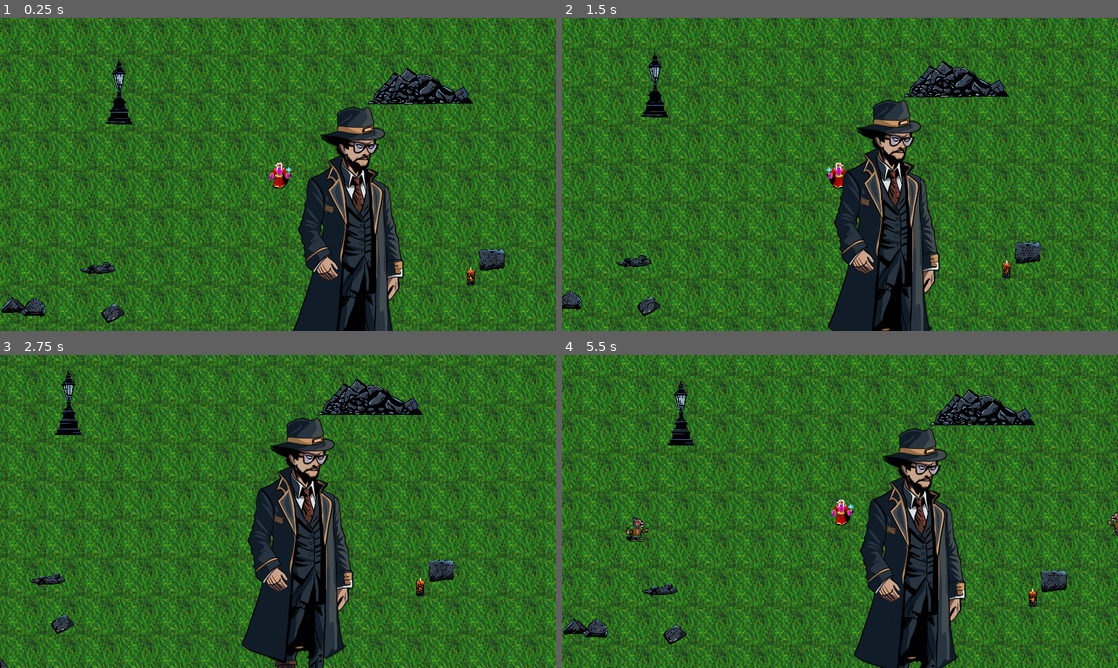
Above: before the commit, frames 1-4 (two rows, left to right).
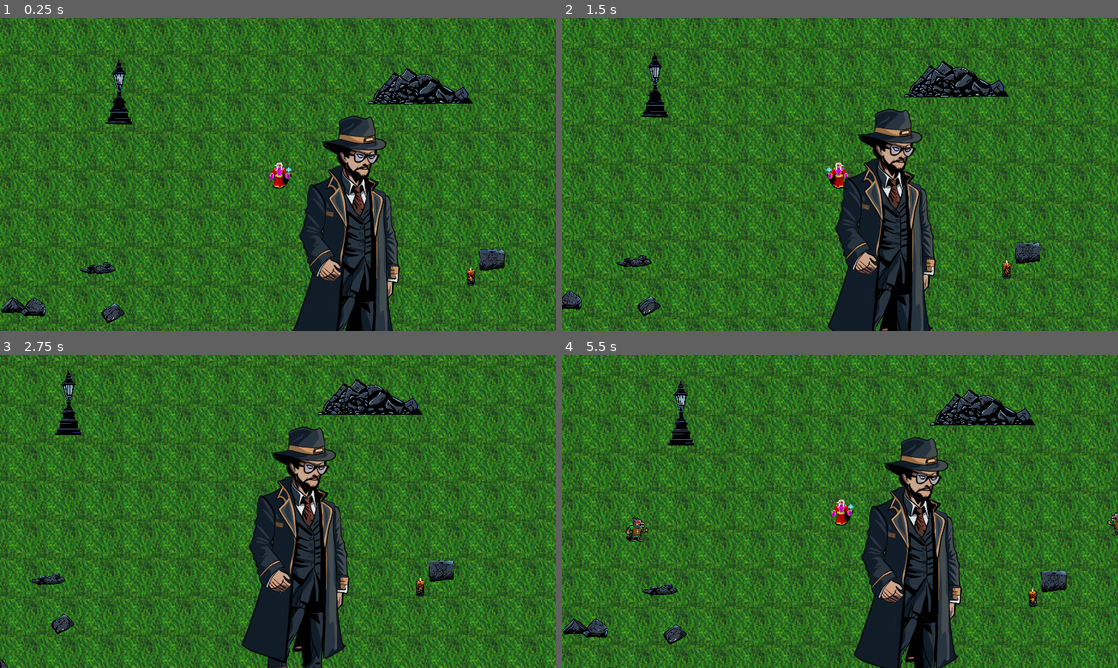
Above: after the commit, the same moments.

Repository: AGH-Code-Industry/monstrous-tide
Game: Godot game, scene res://Assets/World/world.tscn
Same seed, same stepped clock (60 frames per second), same inputs: the game is played once before the commit and once after it.
Inputs:
- Up to frame 1 (0.25 s): no input
- Up to frame 2 (1.5 s): tap Enter at 0.5 s; hold D (right) 0.53-1.28 s; hold S (down) from 1.28 s (still down)
- Up to frame 3 (2.75 s): release S (down) at 2.03 s; hold D (right) from 2.03 s (still down)
- Up to frame 4 (5.5 s): release D (right) at 2.78 s; hold W (up) 2.78-3.53 s; hold A (left) 3.53-5.03 s; hold S (down) from 5.03 s (still down)

The runs differ from the first frame. In frame 1, 3.8% of the frame differs, in the area x 53-73%, y 28-100%; in frame 2, 3.8%; in frame 3, 4.1%, in the area x 44-64%, y 20-100%; in frame 4, 3.9%.

Commit message:
Animation Change

Diff:
--- a/Assets/Player/player.tscn
+++ b/Assets/Player/player.tscn
@@ -8,6 +8,138 @@
 
 [sub_resource type="Animation" id="Animation_xwp2e"]
 length = 0.001
+tracks/0/type = "value"
+tracks/0/imported = false
+tracks/0/enabled = true
+tracks/0/path = NodePath("Skeleton2D/Hip/Chest:position")
+tracks/0/interp = 1
+tracks/0/loop_wrap = true
+tracks/0/keys = {
+"times": PackedFloat32Array(0),
+"transitions": PackedFloat32Array(1),
+"update": 0,
+"values": [Vector2(-17.0202, 0.583267)]
+}
+tracks/1/type = "value"
+tracks/1/imported = false
+tracks/1/enabled = true
+tracks/1/path = NodePath("Skeleton2D/Hip/Chest/Neck:position")
+tracks/1/interp = 1
+tracks/1/loop_wrap = true
+tracks/1/keys = {
+"times": PackedFloat32Array(0),
+"transitions": PackedFloat32Array(1),
+"update": 0,
+"values": [Vector2(98.2082, -16.3731)]
+}
+tracks/2/type = "value"
+tracks/2/imported = false
+tracks/2/enabled = true
+tracks/2/path = NodePath("Skeleton2D/Hip/Leg_Right:position")
+tracks/2/interp = 1
+tracks/2/loop_wrap = true
+tracks/2/keys = {
+"times": PackedFloat32Array(0),
+"transitions": PackedFloat32Array(1),
+"update": 0,
+"values": [Vector2(29.9418, 44.0494)]
+}
+tracks/3/type = "value"
+tracks/3/imported = false
+tracks/3/enabled = true
+tracks/3/path = NodePath("Skeleton2D/Hip/Leg_Right/Knee_Right:position")
+tracks/3/interp = 1
+tracks/3/loop_wrap = true
+tracks/3/keys = {
+"times": PackedFloat32Array(0),
+"transitions": PackedFloat32Array(1),
+"update": 0,
+"values": [Vector2(79.5956, 17.6323)]
+}
+tracks/4/type = "value"
+tracks/4/imported = false
+tracks/4/enabled = true
+tracks/4/path = NodePath("Skeleton2D/Hip/Leg_Right/Knee_Right:rotation")
+tracks/4/interp = 1
+tracks/4/loop_wrap = true
+tracks/4/keys = {
+"times": PackedFloat32Array(0),
+"transitions": PackedFloat32Array(1),
+"update": 0,
+"values": [-0.0872665]
+}
+tracks/5/type = "value"
+tracks/5/imported = false
+tracks/5/enabled = true
+tracks/5/path = NodePath("Skeleton2D/Hip/Leg_Right/Knee_Right/Foot_Right:position")
+tracks/5/interp = 1
+tracks/5/loop_wrap = true
+tracks/5/keys = {
+"times": PackedFloat32Array(0),
+"transitions": PackedFloat32Array(1),
+"update": 0,
+"values": [Vector2(55.7933, 9.19196)]
+}
+tracks/6/type = "value"
+tracks/6/imported = false
+tracks/6/enabled = true
+tracks/6/path = NodePath("Skeleton2D/Hip/Leg_Left:position")
+tracks/6/interp = 1
+tracks/6/loop_wrap = true
+tracks/6/keys = {
+"times": PackedFloat32Array(0),
+"transitions": PackedFloat32Array(1),
+"update": 0,
+"values": [Vector2(23.2797, -11.2745)]
+}
+tracks/7/type = "value"
+tracks/7/imported = false
+tracks/7/enabled = true
+tracks/7/path = NodePath("Skeleton2D/Hip/Leg_Left/Knee_Left:position")
+tracks/7/interp = 1
+tracks/7/loop_wrap = true
+tracks/7/keys = {
+"times": PackedFloat32Array(0),
+"transitions": PackedFloat32Array(1),
+"update": 0,
+"values": [Vector2(71.7887, 9.56769)]
+}
+tracks/8/type = "value"
+tracks/8/imported = false
+tracks/8/enabled = true
+tracks/8/path = NodePath("Skeleton2D/Hip/Leg_Left/Knee_Left:rotation")
+tracks/8/interp = 1
+tracks/8/loop_wrap = true
+tracks/8/keys = {
+"times": PackedFloat32Array(0),
+"transitions": PackedFloat32Array(1),
+"update": 0,
+"values": [0.0]
+}
+tracks/9/type = "value"
+tracks/9/imported = false
+tracks/9/enabled = true
+tracks/9/path = NodePath("Skeleton2D/Hip/Leg_Left/Knee_Left/Foot_Left:position")
+tracks/9/interp = 1
+tracks/9/loop_wrap = true
+tracks/9/keys = {
+"times": PackedFloat32Array(0),
+"transitions": PackedFloat32Array(1),
+"update": 0,
+"values": [Vector2(71.9795, 1.69116)]
+}
+tracks/10/type = "value"
+tracks/10/imported = false
+tracks/10/enabled = true
+tracks/10/path = NodePath("Skeleton2D/Hip/Leg_Left/Knee_Left/Foot_Left:rotation")
+tracks/10/interp = 1
+tracks/10/loop_wrap = true
+tracks/10/keys = {
+"times": PackedFloat32Array(0),
+"transitions": PackedFloat32Array(1),
+"update": 0,
+"values": [-0.928585]
+}
 
 [sub_resource type="Animation" id="Animation_t58qq"]
 resource_name = "Walk"
@@ -16,254 +148,230 @@
 tracks/0/type = "value"
 tracks/0/imported = false
 tracks/0/enabled = true
-tracks/0/path = NodePath("Skeleton2D/Hip/Leg_Right:position")
+tracks/0/path = NodePath("Skeleton2D/Hip/Chest/Neck/Arm_Right:rotation")
 tracks/0/interp = 1
 tracks/0/loop_wrap = true
 tracks/0/keys = {
-"times": PackedFloat32Array(0, 2.5, 5.9),
-"transitions": PackedFloat32Array(1, 1, 1),
-"update": 0,
-"values": [Vector2(22.1349, 35.985), Vector2(5.13969, 35.5856), Vector2(22.18, 35.985)]
+"times": PackedFloat32Array(0, 1.5, 4.5, 5.9),
+"transitions": PackedFloat32Array(1, 1, 1, 1),
+"update": 0,
+"values": [-2.79565, -2.87979, -2.61799, -2.79565]
 }
 tracks/1/type = "value"
 tracks/1/imported = false
 tracks/1/enabled = true
-tracks/1/path = NodePath("Skeleton2D/Hip/Leg_Left:position")
+tracks/1/path = NodePath("Skeleton2D/Hip/Chest/Neck/Arm_Right:position")
 tracks/1/interp = 1
 tracks/1/loop_wrap = true
 tracks/1/keys = {
-"times": PackedFloat32Array(0, 2.5, 5.9),
-"transitions": PackedFloat32Array(1, 1, 1),
-"update": 0,
-"values": [Vector2(14.2822, -11.486), Vector2(22.0899, -3.43343), Vector2(14.2822, -11.486)]
+"times": PackedFloat32Array(0, 1.5, 4.5, 5.9),
+"transitions": PackedFloat32Array(1, 1, 1, 1),
+"update": 0,
+"values": [Vector2(-12.2673, -52.8106), Vector2(-3.27124, -54.5813), Vector2(-14.3575, -43.0518), Vector2(-12.2673, -52.8106)]
 }
 tracks/2/type = "value"
 tracks/2/imported = false
 tracks/2/enabled = true
-tracks/2/path = NodePath("Skeleton2D/Hip/Leg_Left:rotation")
+tracks/2/path = NodePath("Skeleton2D/Hip/Chest/Neck/Arm_Right/Arrm_R:rotation")
 tracks/2/interp = 1
 tracks/2/loop_wrap = true
 tracks/2/keys = {
-"times": PackedFloat32Array(0, 2.5, 5.9),
-"transitions": PackedFloat32Array(1, 1, 1),
-"update": 0,
-"values": [0.0, -0.0872665, 0.0]
+"times": PackedFloat32Array(0, 2, 4.5, 5.9),
+"transitions": PackedFloat32Array(1, 1, 1, 1),
+"update": 0,
+"values": [-0.832922, -1.0472, -0.785397, -0.832922]
 }
 tracks/3/type = "value"
 tracks/3/imported = false
 tracks/3/enabled = true
-tracks/3/path = NodePath("Skeleton2D/Hip/Leg_Right:rotation")
+tracks/3/path = NodePath("Skeleton2D/Hip/Chest/Neck/Arm_Right/Arrm_R/Hend_Right:rotation")
 tracks/3/interp = 1
 tracks/3/loop_wrap = true
 tracks/3/keys = {
-"times": PackedFloat32Array(0, 2.5, 5.9),
-"transitions": PackedFloat32Array(1, 1, 1),
-"update": 0,
-"values": [0.0, -0.0349066, 0.0]
+"times": PackedFloat32Array(0, 1.5, 3.5, 4.5, 5.9),
+"transitions": PackedFloat32Array(1, 1, 1, 1, 1),
+"update": 0,
+"values": [-0.512674, -0.785397, -0.523598, -0.523598, -0.512674]
 }
 tracks/4/type = "value"
 tracks/4/imported = false
 tracks/4/enabled = true
-tracks/4/path = NodePath("Skeleton2D/Hip/Leg_Left/Knee_Left:position")
+tracks/4/path = NodePath("Skeleton2D/Hip/Chest/Neck/Arm_Left:rotation")
 tracks/4/interp = 1
 tracks/4/loop_wrap = true
 tracks/4/keys = {
-"times": PackedFloat32Array(0, 2.5),
-"transitions": PackedFloat32Array(1, 1),
-"update": 0,
-"values": [Vector2(71.7887, 9.56769), Vector2(70.5611, 7.8678)]
+"times": PackedFloat32Array(0, 1.5, 4, 5.9),
+"transitions": PackedFloat32Array(1, 1, 1, 1),
+"update": 0,
+"values": [2.4863, 2.62847, 2.40681, 2.4863]
 }
 tracks/5/type = "value"
 tracks/5/imported = false
 tracks/5/enabled = true
-tracks/5/path = NodePath("Skeleton2D/Hip/Leg_Left/Knee_Left:rotation")
+tracks/5/path = NodePath("Skeleton2D/Hip/Chest/Neck/Arm_Left/Arm_L:position")
 tracks/5/interp = 1
 tracks/5/loop_wrap = true
 tracks/5/keys = {
-"times": PackedFloat32Array(0, 1, 2.5, 4.1),
-"transitions": PackedFloat32Array(1, 1, 1, 1),
-"update": 0,
-"values": [0.0, 0.122173, -0.10472, 0.122173]
+"times": PackedFloat32Array(0, 1.5, 4, 5.9),
+"transitions": PackedFloat32Array(1, 1, 1, 1),
+"update": 0,
+"values": [Vector2(63.7005, 19.041), Vector2(53.2477, 16.1266), Vector2(61.0699, 23.9376), Vector2(63.7005, 19.041)]
 }
 tracks/6/type = "value"
 tracks/6/imported = false
 tracks/6/enabled = true
-tracks/6/path = NodePath("Skeleton2D/Hip/Leg_Right/Knee_Right:position")
+tracks/6/path = NodePath("Skeleton2D/Hip/Chest/Neck/Arm_Left/Arm_L:rotation")
 tracks/6/interp = 1
 tracks/6/loop_wrap = true
 tracks/6/keys = {
-"times": PackedFloat32Array(0, 2.5, 5.9),
-"transitions": PackedFloat32Array(1, 1, 1),
-"update": 0,
-"values": [Vector2(71.7887, 9.56769), Vector2(63.4248, 11.6004), Vector2(71.7887, 9.56769)]
+"times": PackedFloat32Array(0, 1.5, 4, 5.9),
+"transitions": PackedFloat32Array(1, 1, 1, 1),
+"update": 0,
+"values": [0.0, 0.141372, 0.261799, 0.0]
 }
 tracks/7/type = "value"
 tracks/7/imported = false
 tracks/7/enabled = true
-tracks/7/path = NodePath("Skeleton2D/Hip/Leg_Right/Knee_Right:rotation")
+tracks/7/path = NodePath("Skeleton2D/Hip/Chest/Neck/Arm_Left:position")
 tracks/7/interp = 1
 tracks/7/loop_wrap = true
 tracks/7/keys = {
-"times": PackedFloat32Array(0, 2.5, 5.9),
+"times": PackedFloat32Array(0, 1.5, 5.9),
 "transitions": PackedFloat32Array(1, 1, 1),
 "update": 0,
-"values": [0.0, -0.0698132, 0.0]
+"values": [Vector2(-16.1818, 62.6644), Vector2(-14.159, 63.0135), Vector2(-16.1818, 62.6644)]
 }
 tracks/8/type = "value"
 tracks/8/imported = false
 tracks/8/enabled = true
-tracks/8/path = NodePath("Skeleton2D/Hip/Leg_Left/Knee_Left/Foot_Left:rotation")
+tracks/8/path = NodePath("Skeleton2D/Hip/Chest:position")
 tracks/8/interp = 1
 tracks/8/loop_wrap = true
 tracks/8/keys = {
-"times": PackedFloat32Array(0, 1, 2.5, 4, 5.9),
+"times": PackedFloat32Array(0, 1.5, 3, 4.4, 5.9),
 "transitions": PackedFloat32Array(1, 1, 1, 1, 1),
 "update": 0,
-"values": [-0.928585, -0.785397, -1.0472, -0.785397, -0.928585]
+"values": [Vector2(-20.0182, 0.514832), Vector2(-18.091, 3.51514), Vector2(-9.02118, 0.771347), Vector2(-18.0916, 3.51367), Vector2(-20.0182, 0.514832)]
 }
 tracks/9/type = "value"
 tracks/9/imported = false
 tracks/9/enabled = true
-tracks/9/path = NodePath("Skeleton2D/Hip/Leg_Right/Knee_Right/Foot_Right:position")
+tracks/9/path = NodePath("Skeleton2D/Hip/Chest/Neck:position")
 tracks/9/interp = 1
 tracks/9/loop_wrap = true
 tracks/9/keys = {
-"times": PackedFloat32Array(0, 1, 2.5, 4, 5.9),
-"transitions": PackedFloat32Array(1, 1, 1, 1, 1),
-"update": 0,
-"values": [Vector2(55.7933, 9.19196), Vector2(56.3626, 11.6543), Vector2(46.5925, 13.9507), Vector2(56.3355, 11.6532), Vector2(55.7933, 9.19196)]
+"times": PackedFloat32Array(0, 2.5, 3.3),
+"transitions": PackedFloat32Array(1, 1, 1),
+"update": 0,
+"values": [Vector2(106.615, -16.2879), Vector2(98.2082, -16.3731), Vector2(97.69, -16.4955)]
 }
 tracks/10/type = "value"
 tracks/10/imported = false
 tracks/10/enabled = true
-tracks/10/path = NodePath("Skeleton2D/Hip/Chest/Neck/Arm_Right:rotation")
+tracks/10/path = NodePath("Skeleton2D/Hip/Leg_Right:position")
 tracks/10/interp = 1
 tracks/10/loop_wrap = true
 tracks/10/keys = {
-"times": PackedFloat32Array(0, 1.5, 4.5, 5.9),
-"transitions": PackedFloat32Array(1, 1, 1, 1),
-"update": 0,
-"values": [-2.79565, -2.87979, -2.61799, -2.79565]
+"times": PackedFloat32Array(0, 1.5, 3, 4.5, 5.9),
+"transitions": PackedFloat32Array(1, 1, 1, 1, 1),
+"update": 0,
+"values": [Vector2(29.9418, 44.0494), Vector2(22.1825, 34.0158), Vector2(13.1374, 35.7735), Vector2(29.9418, 44.0494), Vector2(29.9418, 44.0494)]
 }
 tracks/11/type = "value"
 tracks/11/imported = false
 tracks/11/enabled = true
-tracks/11/path = NodePath("Skeleton2D/Hip/Chest/Neck/Arm_Right:position")
+tracks/11/path = NodePath("Skeleton2D/Hip/Leg_Right/Knee_Right:position")
 tracks/11/interp = 1
 tracks/11/loop_wrap = true
 tracks/11/keys = {
-"times": PackedFloat32Array(0, 1.5, 4.5, 5.9),
-"transitions": PackedFloat32Array(1, 1, 1, 1),
-"update": 0,
-"values": [Vector2(-12.2673, -52.8106), Vector2(-3.27124, -54.5813), Vector2(-14.3575, -43.0518), Vector2(-12.2673, -52.8106)]
+"times": PackedFloat32Array(0, 1.5, 3, 4.5, 5.9),
+"transitions": PackedFloat32Array(1, 1, 1, 1, 1),
+"update": 0,
+"values": [Vector2(79.5956, 17.6323), Vector2(87.5469, 19.7943), Vector2(80.5947, 17.6663), Vector2(71.5979, 17.4444), Vector2(79.5956, 17.6323)]
 }
 tracks/12/type = "value"
 tracks/12/imported = false
 tracks/12/enabled = true
-tracks/12/path = NodePath("Skeleton2D/Hip/Chest/Neck/Arm_Right/Arrm_R:rotation")
+tracks/12/path = NodePath("Skeleton2D/Hip/Leg_Right/Knee_Right:rotation")
 tracks/12/interp = 1
 tracks/12/loop_wrap = true
 tracks/12/keys = {
-"times": PackedFloat32Array(0, 2, 4.5, 5.9),
-"transitions": PackedFloat32Array(1, 1, 1, 1),
-"update": 0,
-"values": [-0.832922, -1.0472, -0.785397, -0.832922]
+"times": PackedFloat32Array(0, 3, 5.9),
+"transitions": PackedFloat32Array(1, 1, 1),
+"update": 0,
+"values": [0.0, -0.0872665, 0.0]
 }
 tracks/13/type = "value"
 tracks/13/imported = false
 tracks/13/enabled = true
-tracks/13/path = NodePath("Skeleton2D/Hip/Chest/Neck/Arm_Right/Arrm_R/Hend_Right:rotation")
+tracks/13/path = NodePath("Skeleton2D/Hip/Leg_Right/Knee_Right/Foot_Right:position")
 tracks/13/interp = 1
 tracks/13/loop_wrap = true
 tracks/13/keys = {
-"times": PackedFloat32Array(0, 1.5, 3.5, 4.5, 5.9),
-"transitions": PackedFloat32Array(1, 1, 1, 1, 1),
-"update": 0,
-"values": [-0.512674, -0.785397, -0.523598, -0.523598, -0.512674]
+"times": PackedFloat32Array(0, 3, 5.9),
+"transitions": PackedFloat32Array(1, 1, 1),
+"update": 0,
+"values": [Vector2(55.7933, 9.19196), Vector2(54.7814, 14.0092), Vector2(55.7933, 9.19196)]
 }
 tracks/14/type = "value"
 tracks/14/imported = false
 tracks/14/enabled = true
-tracks/14/path = NodePath("Skeleton2D/Hip/Chest/Neck/Arm_Left:rotation")
+tracks/14/path = NodePath("Skeleton2D/Hip/Leg_Left:position")
 tracks/14/interp = 1
 tracks/14/loop_wrap = true
 tracks/14/keys = {
 "times": PackedFloat32Array(0, 1.5, 4, 5.9),
 "transitions": PackedFloat32Array(1, 1, 1, 1),
 "update": 0,
-"values": [2.4863, 2.62847, 2.40681, 2.4863]
+"values": [Vector2(23.2797, -11.2745), Vector2(17.4722, -19.2922), Vector2(23.0888, -3.39806), Vector2(23.2797, -11.2745)]
 }
 tracks/15/type = "value"
 tracks/15/imported = false
 tracks/15/enabled = true
-tracks/15/path = NodePath("Skeleton2D/Hip/Chest/Neck/Arm_Left/Arm_L:position")
+tracks/15/path = NodePath("Skeleton2D/Hip/Leg_Left/Knee_Left:position")
 tracks/15/interp = 1
 tracks/15/loop_wrap = true
 tracks/15/keys = {
 "times": PackedFloat32Array(0, 1.5, 4, 5.9),
 "transitions": PackedFloat32Array(1, 1, 1, 1),
 "update": 0,
-"values": [Vector2(63.7005, 19.041), Vector2(53.2477, 16.1266), Vector2(61.0699, 23.9376), Vector2(63.7005, 19.041)]
+"values": [Vector2(71.7887, 9.56769), Vector2(85.7847, 9.89661), Vector2(71.7887, 9.56778), Vector2(71.7887, 9.56769)]
 }
 tracks/16/type = "value"
 tracks/16/imported = false
 tracks/16/enabled = true
-tracks/16/path = NodePath("Skeleton2D/Hip/Chest/Neck/Arm_Left/Arm_L:rotation")
+tracks/16/path = NodePath("Skeleton2D/Hip/Leg_Left/Knee_Left:rotation")
 tracks/16/interp = 1
 tracks/16/loop_wrap = true
 tracks/16/keys = {
 "times": PackedFloat32Array(0, 1.5, 4, 5.9),
 "transitions": PackedFloat32Array(1, 1, 1, 1),
 "update": 0,
-"values": [0.0, 0.141372, 0.261799, 0.0]
+"values": [0.0, 0.174533, 0.0376832, 0.0]
 }
 tracks/17/type = "value"
 tracks/17/imported = false
 tracks/17/enabled = true
-tracks/17/path = NodePath("Skeleton2D/Hip/Chest/Neck/Arm_Left:position")
+tracks/17/path = NodePath("Skeleton2D/Hip/Leg_Left/Knee_Left/Foot_Left:position")
 tracks/17/interp = 1
 tracks/17/loop_wrap = true
 tracks/17/keys = {
-"times": PackedFloat32Array(0, 1.5, 5.9),
+"times": PackedFloat32Array(0, 3, 5.9),
 "transitions": PackedFloat32Array(1, 1, 1),
 "update": 0,
-"values": [Vector2(-16.1818, 62.6644), Vector2(-14.159, 63.0135), Vector2(-16.1818, 62.6644)]
+"values": [Vector2(71.9795, 1.69116), Vector2(76.8152, 0.766205), Vector2(71.9795, 1.69116)]
 }
 tracks/18/type = "value"
 tracks/18/imported = false
 tracks/18/enabled = true
-tracks/18/path = NodePath("Skeleton2D/Hip/Chest:position")
+tracks/18/path = NodePath("Skeleton2D/Hip/Leg_Left/Knee_Left/Foot_Left:rotation")
 tracks/18/interp = 1
 tracks/18/loop_wrap = true
 tracks/18/keys = {
-"times": PackedFloat32Array(0, 1.5, 2.5, 4.4, 5.9),
-"transitions": PackedFloat32Array(1, 1, 1, 1, 1),
-"update": 0,
-"values": [Vector2(-20.0182, 0.514832), Vector2(-18.091, 3.51514), Vector2(-25.8956, -4.54749), Vector2(-18.0916, 3.51367), Vector2(-20.0182, 0.514832)]
-}
-tracks/19/type = "value"
-tracks/19/imported = false
-tracks/19/enabled = true
-tracks/19/path = NodePath("Skeleton2D/Hip/Chest/Neck:position")
-tracks/19/interp = 1
-tracks/19/loop_wrap = true
-tracks/19/keys = {
-"times": PackedFloat32Array(0, 2.5, 3.3, 4),
-"transitions": PackedFloat32Array(1, 1, 1, 1),
-"update": 0,
-"values": [Vector2(106.615, -16.2879), Vector2(105.062, -22.6391), Vector2(104.171, -16.878), Vector2(105.728, -19.9172)]
-}
-tracks/20/type = "value"
-tracks/20/imported = false
-tracks/20/enabled = true
-tracks/20/path = NodePath("Skeleton2D/Hip/Chest/Neck/Jaw:position")
-tracks/20/interp = 1
-tracks/20/loop_wrap = true
-tracks/20/keys = {
-"times": PackedFloat32Array(0, 2.5, 5.9),
+"times": PackedFloat32Array(0, 3, 5.9),
 "transitions": PackedFloat32Array(1, 1, 1),
 "update": 0,
-"values": [Vector2(17.7698, -6.12195), Vector2(22.5488, -9.18909), Vector2(17.7698, -6.12195)]
+"values": [-0.928585, -1.0472, -0.928585]
 }
 
 [sub_resource type="AnimationLibrary" id="AnimationLibrary_qa4wg"]
@@ -404,14 +512,14 @@
 
 [node name="Leg_Left" type="Polygon2D" parent="Polygons"]
 position = Vector2(120, 200)
-scale = Vector2(0.32, 0.4)
+scale = Vector2(0.4, 0.4)
 offset = Vector2(-272, -502)
 texture = ExtResource("5_5ll2l")
 skeleton = NodePath("../../Skeleton2D")
 polygon = PackedVector2Array(168, 656, 184, 664, 344, 664, 336, 632, 328, 608, 304, 600, 272, 600, 256, 576, 248, 544, 248, 496, 248, 440, 256, 368, 248, 360, 208, 360, 192, 368, 184, 456, 176, 488, 184, 512, 184, 528, 184, 552, 176, 560, 184, 608, 216, 432, 216, 520, 216, 616, 280, 632)
 uv = PackedVector2Array(168, 656, 184, 664, 344, 664, 336, 632, 328, 608, 304, 600, 272, 600, 256, 576, 248, 544, 248, 496, 248, 440, 256, 368, 248, 360, 208, 360, 192, 368, 184, 456, 176, 488, 184, 512, 184, 528, 184, 552, 176, 560, 184, 608, 216, 432, 216, 520, 216, 616, 280, 632)
 polygons = [PackedInt32Array(14, 22, 11, 12, 13), PackedInt32Array(22, 17, 16, 15, 14), PackedInt32Array(17, 18, 23, 9, …(247 unchanged characters)…
-bones = ["Hip", PackedFloat32Array(0, 0, 0, 0, 0, 0, 0, 0, 0, 0, 0, 0, 0, 0, 0, 0, 0, 0, 0, 0, 0, 0, 0, 0, 0, 0), "Hip …(2019 unchanged characters)…
+bones = ["Hip", PackedFloat32Array(0, 0, 0, 0, 0, 0, 0, 0, 0, 0, 0, 1, 1, 1, 1, 0, 0, 0, 0, 0, 0, 0, 0, 0, 0, 0), "Hip …(2019 unchanged characters)…
 internal_vertex_count = 4
 
 [node name="Arm_Right" type="Polygon2D" parent="Polygons"]
@@ -426,6 +534,7 @@
 internal_vertex_count = 4
 
 [node name="Skeleton2D" type="Skeleton2D" parent="."]
+visible = false
 position = Vector2(-528, 88)
 
 [node name="Hip" type="Bone2D" parent="Skeleton2D"]
@@ -435,16 +544,16 @@
 rest = Transform2D(0.0238499, 0.999716, -1.01509, 0.0242167, 636, 41)
 
 [node name="Chest" type="Bone2D" parent="Skeleton2D/Hip"]
-position = Vector2(-20.0182, 0.514832)
+position = Vector2(-17.0202, 0.583267)
 rotation = -3.12702
 scale = Vector2(1, 1)
 rest = Transform2D(-0.999894, -0.0145689, 0.0145689, -0.999894, -20.0182, 0.514832)
 
 [node name="Neck" type="Bone2D" parent="Skeleton2D/Hip/Chest"]
-position = Vector2(106.615, -16.2879)
+position = Vector2(98.2082, -16.3731)
 rotation = 0.158927
 scale = Vector2(0.985089, 0.757566)
-rest = Transform2D(0.972674, 0.155899, -0.119891, 0.748019, 107.156, -15.7874)
+rest = Transform2D(0.972674, 0.155899, -0.119891, 0.748019, 106.615, -16.2879)
 
 [node name="Jaw" type="Bone2D" parent="Skeleton2D/Hip/Chest/Neck"]
 position = Vector2(17.7698, -6.12195)
@@ -453,36 +562,38 @@
 rest = Transform2D(0.924027, 0.382328, -0.382328, 0.924027, 17.7698, -6.12195)
 
 [node name="Head" type="Bone2D" parent="Skeleton2D/Hip/Chest/Neck/Jaw"]
-position = Vector2(18.5371, -0.315695)
-rotation = -0.523598
+position = Vector2(18.6641, -0.00805664)
+rotation = -0.471935
 scale = Vector2(1, 1)
 rest = Transform2D(0.89069, -0.454611, 0.454611, 0.89069, 18.6641, -0.00805664)
 
 [node name="Arm_Right" type="Bone2D" parent="Skeleton2D/Hip/Chest/Neck"]
-position = Vector2(-12.2673, -52.8106)
-rotation = -2.79565
-scale = Vector2(0.999999, 0.999999)
-rest = Transform2D(-0.940757, -0.339081, 0.339081, -0.940757, -12.2673, -52.8106)
+position = Vector2(-8.1466, -53.6217)
+rotation = -2.83419
+scale = Vector2(1, 1)
+rest = Transform2D(-0.940756, -0.339084, 0.339084, -0.940756, -12.2673, -52.8106)
 
 [node name="Arrm_R" type="Bone2D" parent="Skeleton2D/Hip/Chest/Neck/Arm_Right"]
 position = Vector2(75.6503, -11.0855)
-rotation = -0.832922
+rotation = -0.906536
+scale = Vector2(1, 1)
 rest = Transform2D(0.672717, -0.7399, 0.7399, 0.672717, 75.6503, -11.0855)
 
 [node name="Hend_Right" type="Bone2D" parent="Skeleton2D/Hip/Chest/Neck/Arm_Right/Arrm_R"]
 position = Vector2(66.0551, -10.6957)
-rotation = -0.512674
+rotation = -0.637596
 scale = Vector2(1, 1)
 rest = Transform2D(0.871436, -0.490509, 0.490509, 0.871436, 66.0551, -10.6957)
 
 [node name="Arm_Left" type="Bone2D" parent="Skeleton2D/Hip/Chest/Neck"]
-position = Vector2(-16.1818, 62.6644)
-rotation = 2.4863
+position = Vector2(-15.2552, 62.8243)
+rotation = 2.55142
+scale = Vector2(1, 1)
 rest = Transform2D(-0.79287, 0.609391, -0.609391, -0.79287, -16.1818, 62.6644)
 
 [node name="Arm_L" type="Bone2D" parent="Skeleton2D/Hip/Chest/Neck/Arm_Left"]
-position = Vector2(63.7005, 19.041)
-scale = Vector2(1, 1)
+position = Vector2(58.9125, 17.706)
+rotation = 0.0647563
 rest = Transform2D(1, 0, 0, 1, 63.7005, 19.041)
 
 [node name="Hend_Left" type="Bone2D" parent="Skeleton2D/Hip/Chest/Neck/Arm_Left/Arm_L"]
@@ -492,12 +603,13 @@
 rest = Transform2D(0.611644, 0.791133, -0.791133, 0.611644, 63.9507, 20.2573)
 
 [node name="Leg_Right" type="Bone2D" parent="Skeleton2D/Hip"]
-position = Vector2(22.1349, 35.985)
-scale = Vector2(1, 1)
-rest = Transform2D(1, 0, 0, 1, 22.1349, 35.985)
+position = Vector2(29.9418, 44.0494)
+rest = Transform2D(1, 0, 0, 1, 29.9418, 44.0494)
 
 [node name="Knee_Right" type="Bone2D" parent="Skeleton2D/Hip/Leg_Right"]
-position = Vector2(71.7887, 9.56769)
+position = Vector2(79.5956, 17.6323)
+rotation = -0.0872665
+scale = Vector2(1, 1)
 rest = Transform2D(1, 0, 0, 1, 71.7887, 9.56769)
 
 [node name="Foot_Right" type="Bone2D" parent="Skeleton2D/Hip/Leg_Right/Knee_Right"]
@@ -505,7 +617,7 @@
 rest = Transform2D(1, 0, 0, 1, 55.7933, 9.19196)
 
 [node name="Leg_Left" type="Bone2D" parent="Skeleton2D/Hip"]
-position = Vector2(14.2822, -11.486)
+position = Vector2(23.2797, -11.2745)
 rest = Transform2D(1, 0, 0, 1, 23.2797, -11.2745)
 
 [node name="Knee_Left" type="Bone2D" parent="Skeleton2D/Hip/Leg_Left"]
@@ -516,7 +628,7 @@
 [node name="Foot_Left" type="Bone2D" parent="Skeleton2D/Hip/Leg_Left/Knee_Left"]
 position = Vector2(71.9795, 1.69116)
 rotation = -0.928585
-scale = Vector2(0.999999, 0.999999)
+scale = Vector2(1, 1)
 rest = Transform2D(0.598967, -0.800773, 0.800773, 0.598967, 71.9795, 1.69116)
 
 [node name="Walk" type="AnimationPlayer" parent="."]
